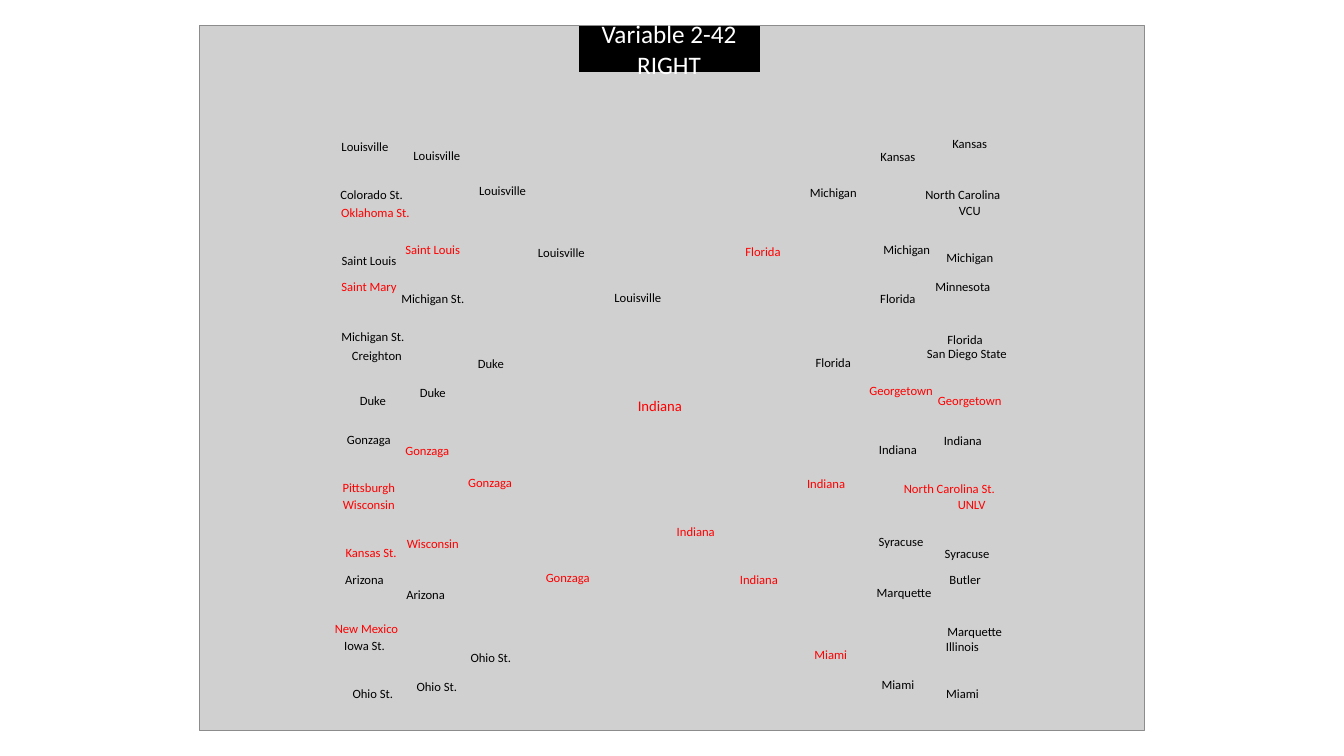
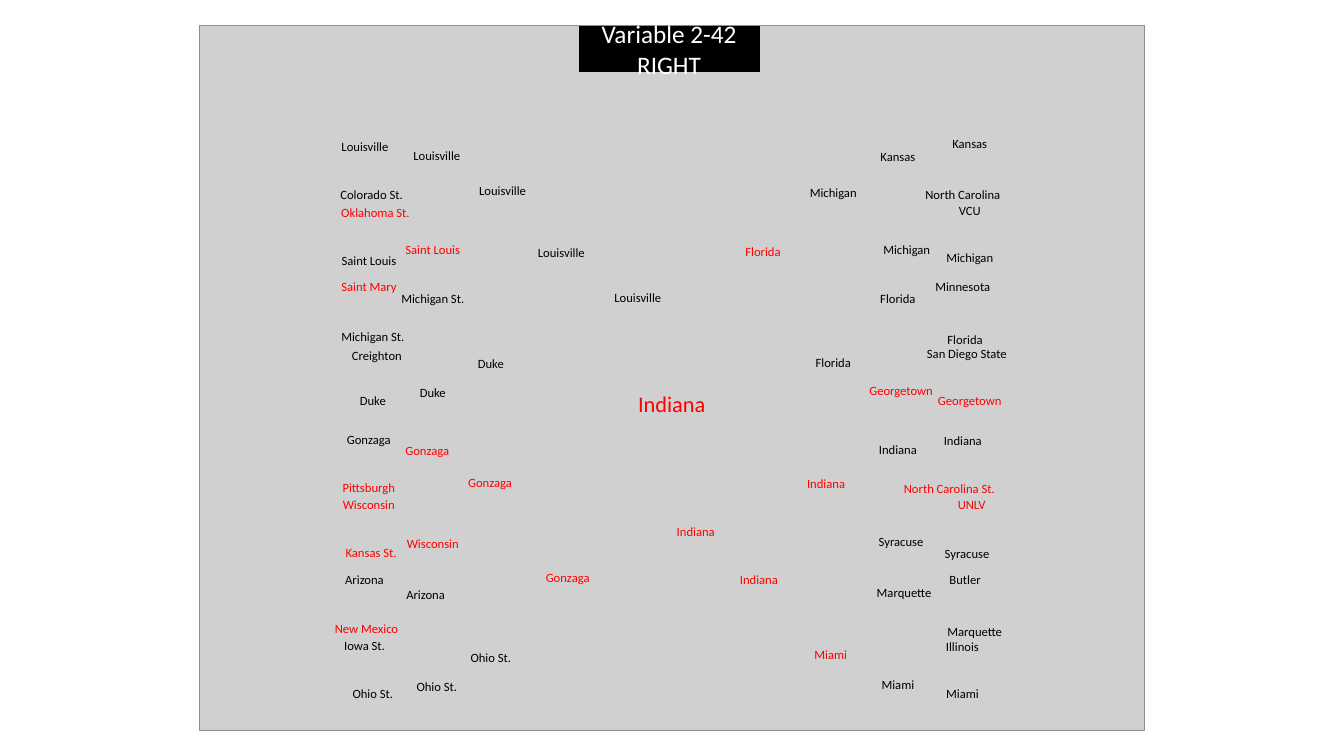
Before and after one commit to NicholasFrederick/March-Madness-Prediction, a slide deck: slide 1 of Brackets.pptx. Drawn at 1344x756 pixels with LibreOffice and Linux fonts; fonts in the diff are those of the drawing; grey boxes stand for pictures. Boxes give left, top, right and bottom in pixels: in the first picture for what was removed or moved away, otherwise in the second. Text is boxed around its words. In the diff, an @@ line names an element or a change of style, - is before the commit and + after.

```diff
--- a/Brackets.pptx
+++ b/Brackets.pptx
@@ text "Indiana" at (638, 396, 705, 412): size 10.5 to 16 pt @@
```
Also in this commit, not shown: 17 other slides changed, 4 slides added, 4 slides removed.
